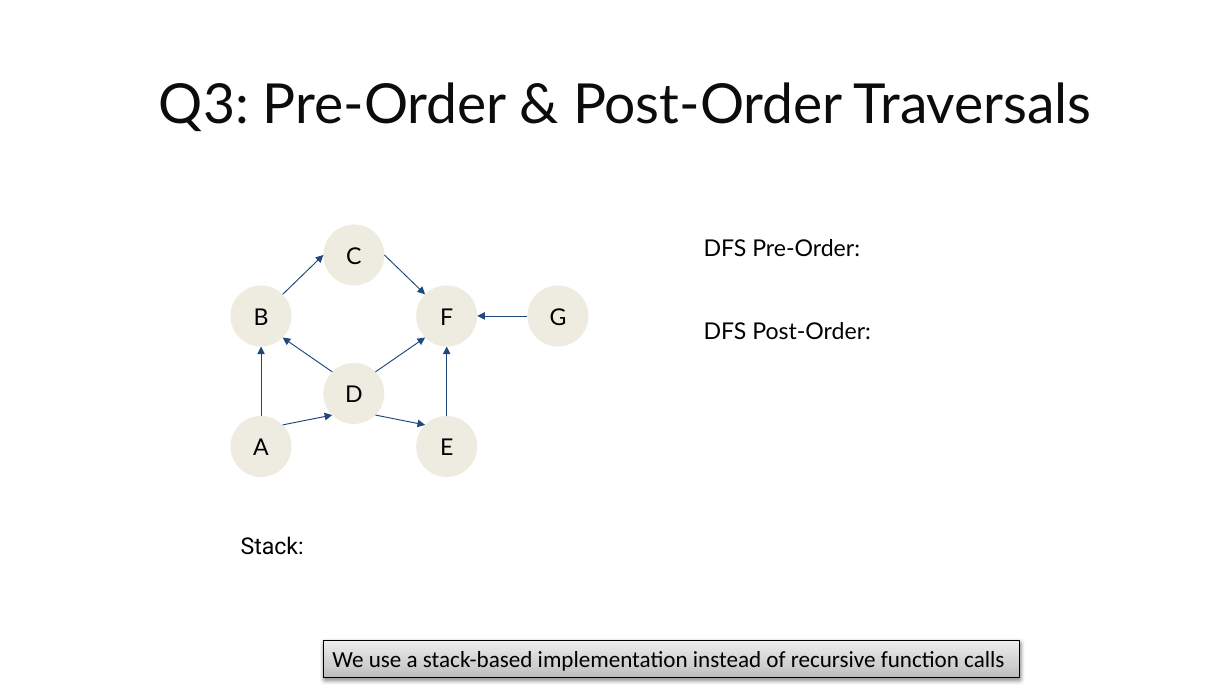
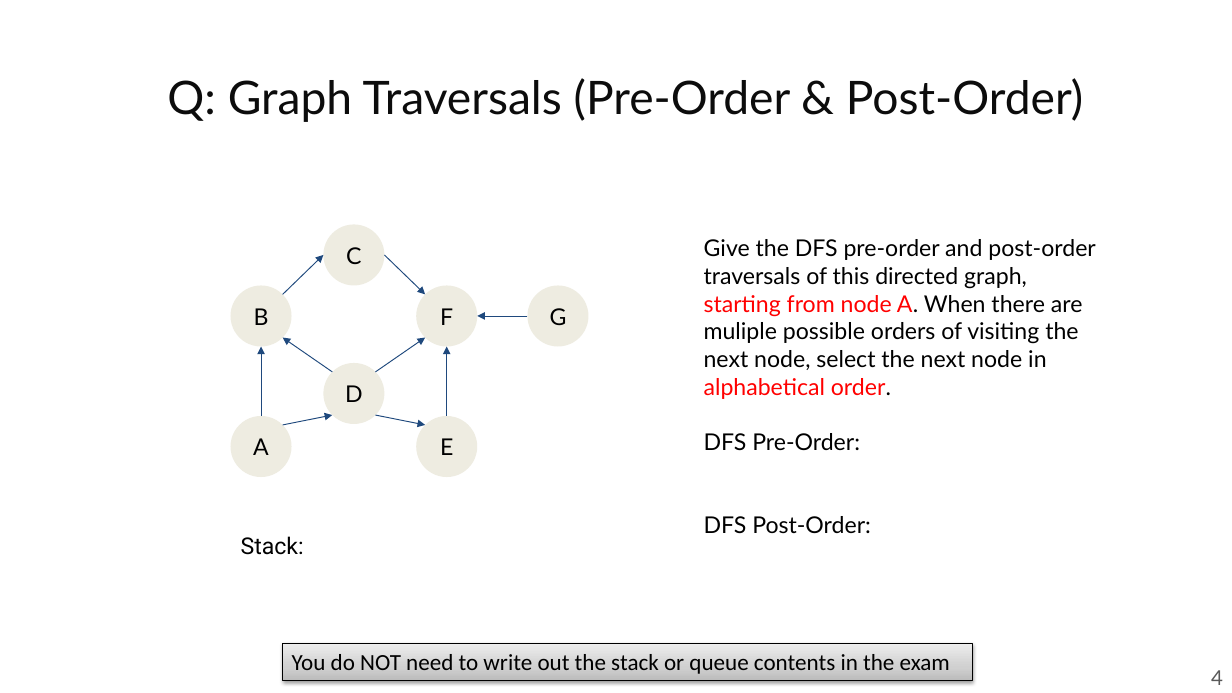
Before and after one commit to guhofstra/CSC111Fa25, a slide deck: slide 4 of PPTs/Lecture 12-graphs Exercises.pptx (slide 6 before the commit). Drawn at 1232x693 pixels with LibreOffice and Linux fonts; fonts in the diff are those of the drawing. Boxes give left, top, right and bottom in pixels: in the first picture for what was removed or moved away, otherwise in the second. Text is boxed around its words. In the diff, an @@ line names an element or a change of style, - is before the commit and + after.

```diff
--- a/PPTs/Lecture 12-graphs Exercises.pptx
+++ b/PPTs/Lecture 12-graphs Exercises.pptx
@@ title at [167, 78, 1083, 122]: text changed; size 43 to 36 pt @@
-Q3: Pre-Order & Post-Order Traversals
+Q: Graph Traversals (Pre-Order & Post-Order)
@@ text at [704, 239, 1095, 399]: paragraph added @@
+Give the DFS pre-order and post-order traversals of this directed graph, starting from node A. When there are muliple possible orders of visiting the next node, select the next node in alphabetical order.
@@ rectangle added at [283, 643, 972, 680], fill gradient #BDBDBD to #D1D1D1 to #EEEEEE, outline #000000 0.75 pt, 18 pt, text #000000 @@
+You do NOT need to write out the stack or queue contents in the exam
@@ rectangle removed at [323, 640, 1020, 677] @@
-We use a stack-based implementation instead of recursive function calls
@@ page number added at [1211, 670, 1223, 685], 16 pt, text #595959 @@
+4
```
Also in this commit, not shown: 7 other slides changed, 2 slides added, 22 slides removed, 53 other files.
